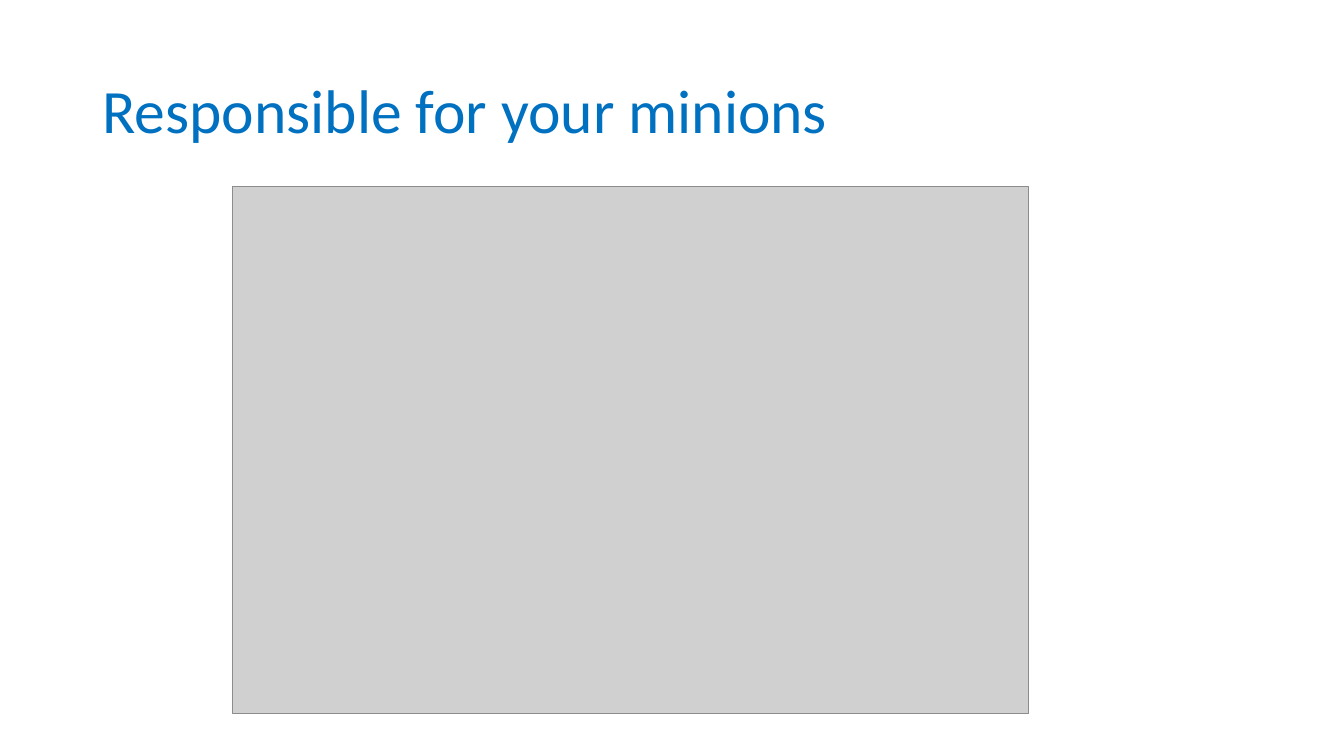
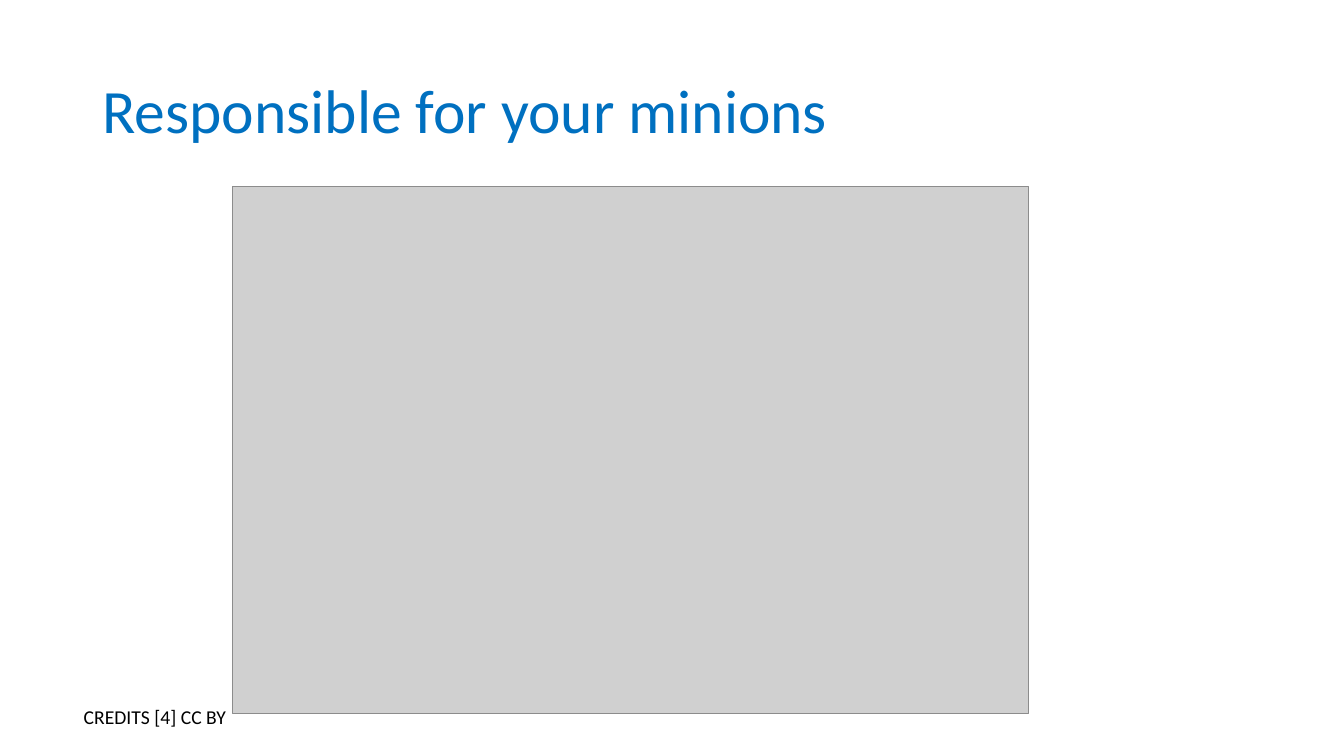
Before and after one commit to tobyhodges/probable-enigma, a slide deck: slide 13 of instructors/01_Why_are_we_here.pptx. Drawn at 1344x756 pixels with LibreOffice and Linux fonts; fonts in the diff are those of the drawing; grey boxes stand for pictures; background and template pictures are left out. Boxes give left, top, right and bottom in pixels: in the first picture for what was removed or moved away, otherwise in the second. Text is boxed around its words. In the diff, an @@ line names an element or a change of style, - is before the commit and + after.

Commit message:
Add credits

```diff
--- a/instructors/01_Why_are_we_here.pptx
+++ b/instructors/01_Why_are_we_here.pptx
@@ text added at [84,709,226,727], 14 pt, text #000000 @@
+CREDITS [4] CC BY
```
Also in this commit, not shown: 4 other slides changed.
